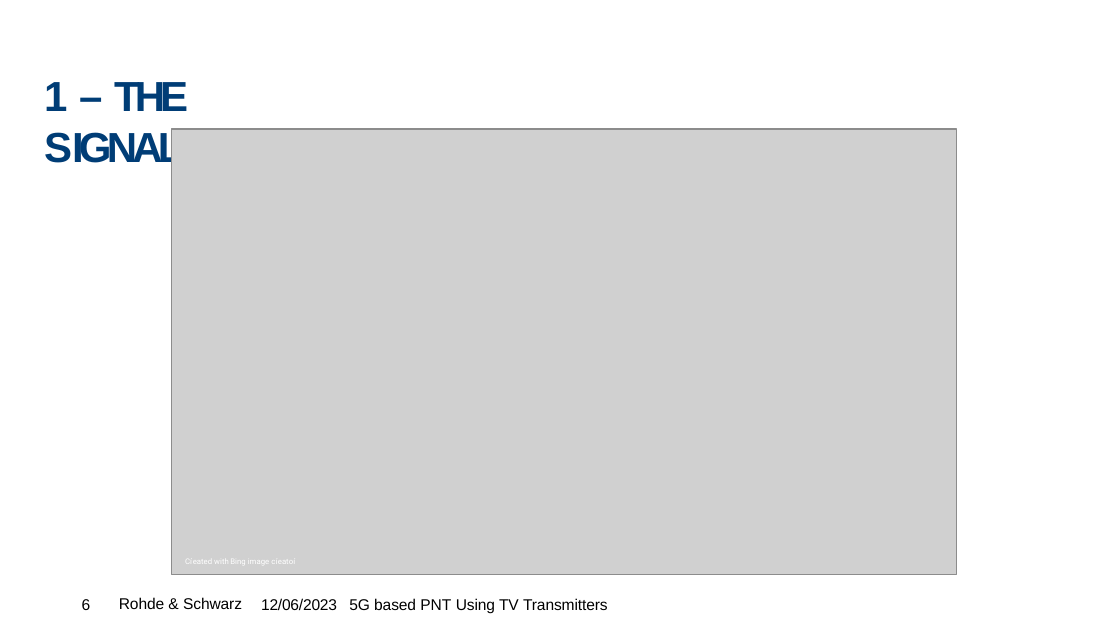
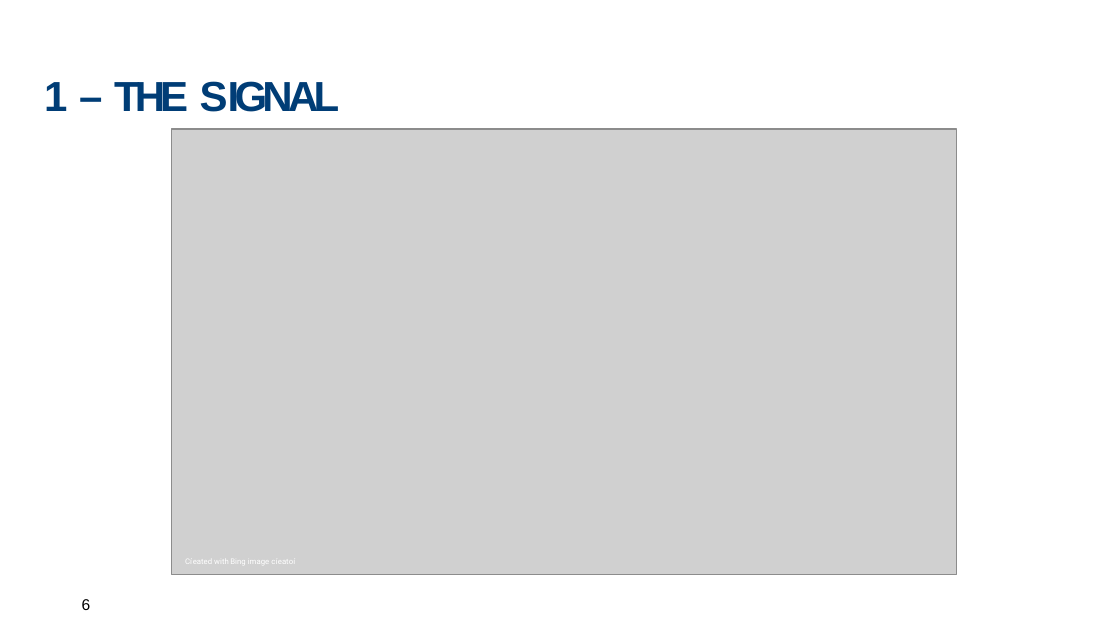
Before and after one commit to SiwaNetwork/QUANTUM, a slide deck: slide 6 of Time-Card/ДОКУМЕНТЫ/МАТЕРИАЛ СТАТЬИ/ВРЕМЯ ЧЕРЕЗ ТВ И 5G.pptx. Drawn at 1120x630 pixels with LibreOffice and Linux fonts; fonts in the diff are those of the drawing; grey boxes stand for pictures; background and template pictures are left out. Boxes give left, top, right and bottom in pixels: in the first picture for what was removed or moved away, otherwise in the second. Text is boxed around its words. In the diff, an @@ line names an element or a change of style, - is before the commit and + after.

```diff
--- a/Time-Card/ДОКУМЕНТЫ/МАТЕРИАЛ СТАТЬИ/ВРЕМЯ ЧЕРЕЗ ТВ И 5G.pptx
+++ b/Time-Card/ДОКУМЕНТЫ/МАТЕРИАЛ СТАТЬИ/ВРЕМЯ ЧЕРЕЗ ТВ И 5G.pptx
@@ title "1 – THE SIGNAL" rewrapped from box(44, 82, 188, 170) to box(44, 81, 339, 112) @@
@@ text removed at box(119, 597, 242, 609) @@
-Rohde & Schwarz
@@ text removed at box(261, 598, 608, 613) @@
-12/06/2023 5G based PNT Using TV Transmitters
```
Also in this commit, not shown: 3 other slides changed, 4 other files.
